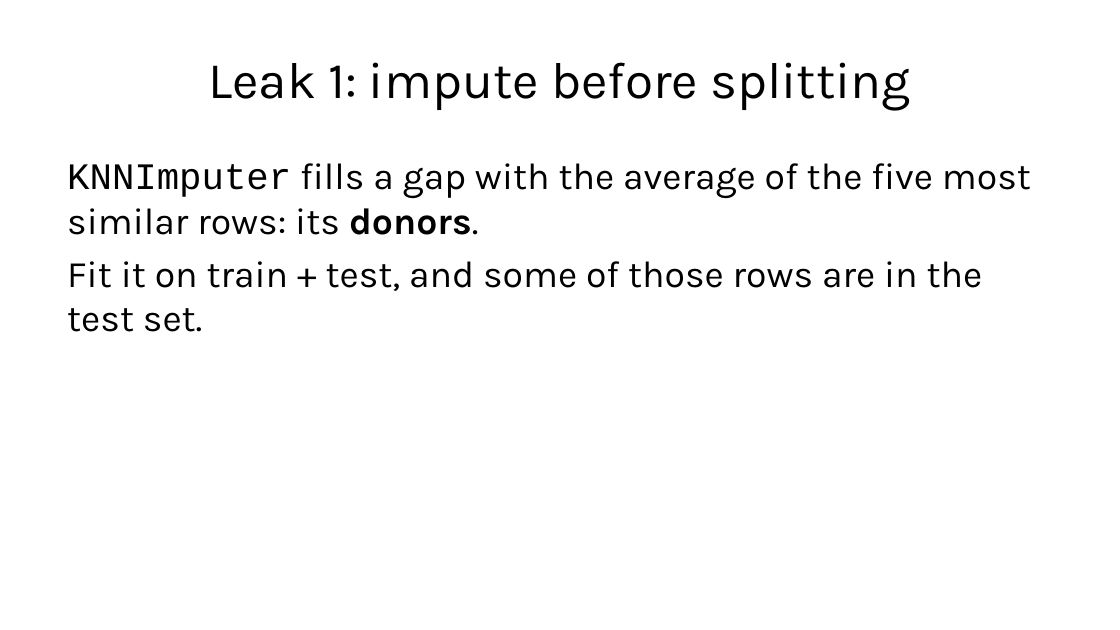
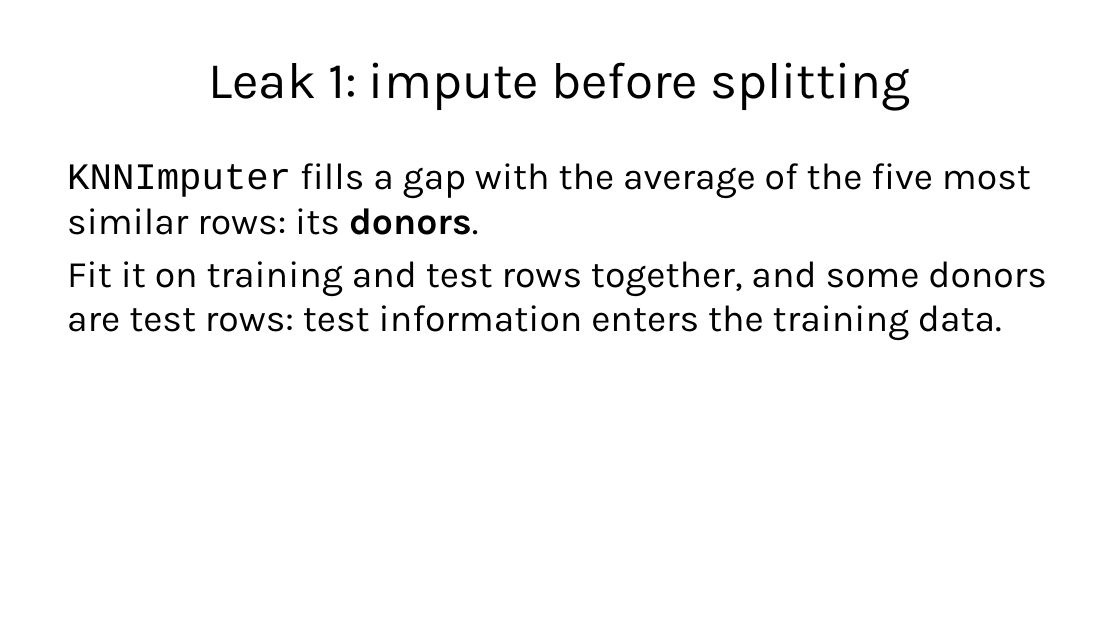
Before and after one commit to fabioantonini/technologies-for-artificial-intelligence, a slide deck: slide 44 of Lessons/02_data_exploration_and_preparation/Slides/data_exploration_and_preparation_slides.pptx. Drawn at 1120x630 pixels with LibreOffice and Linux fonts; fonts in the diff are those of the drawing; background and template pictures are left out. Boxes give left, top, right and bottom in pixels: in the first picture for what was removed or moved away, otherwise in the second. Text is boxed around its words. In the diff, an @@ line names an element or a change of style, - is before the commit and + after.

```diff
--- a/Lessons/02_data_exploration_and_preparation/Slides/data_exploration_and_preparation_slides.pptx
+++ b/Lessons/02_data_exploration_and_preparation/Slides/data_exploration_and_preparation_slides.pptx
@@ text at (x1=67, y1=261, x2=1047, y2=341): text changed @@
-Fit it on train + test, and some of those rows are in the test set.
+Fit it on training and test rows together, and some donors are test rows: test information enters the training data.
```
Also in this commit, not shown: 25 other slides changed, 7 slides added, 7 slides removed, 2 other files.
